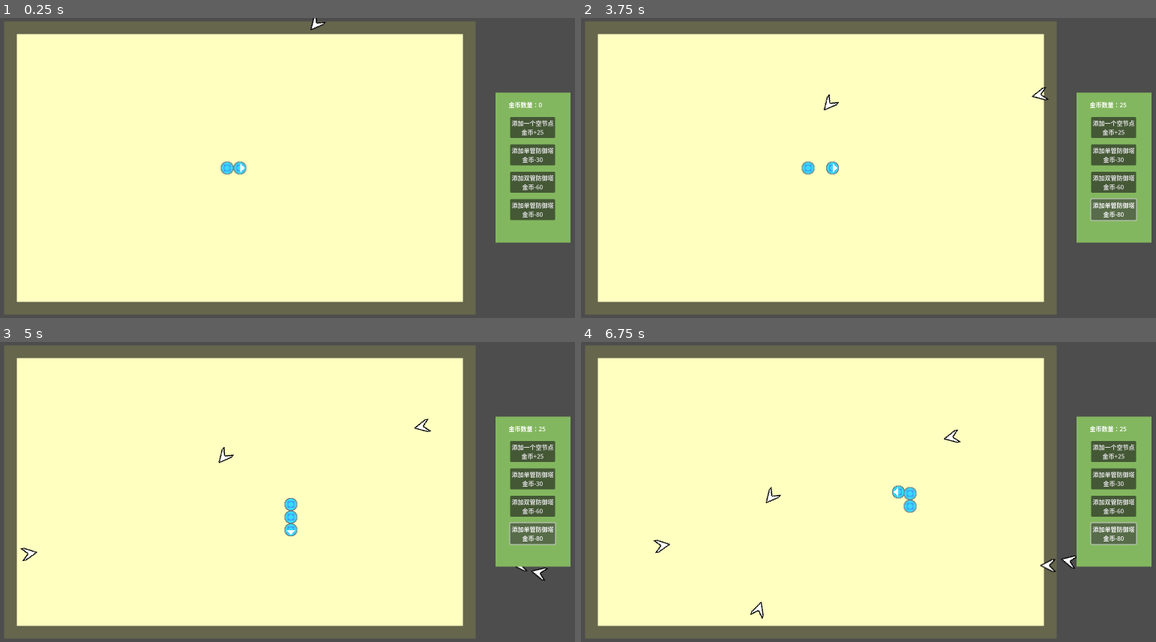
Above: before the commit, frames 1-4 (two rows, left to right).
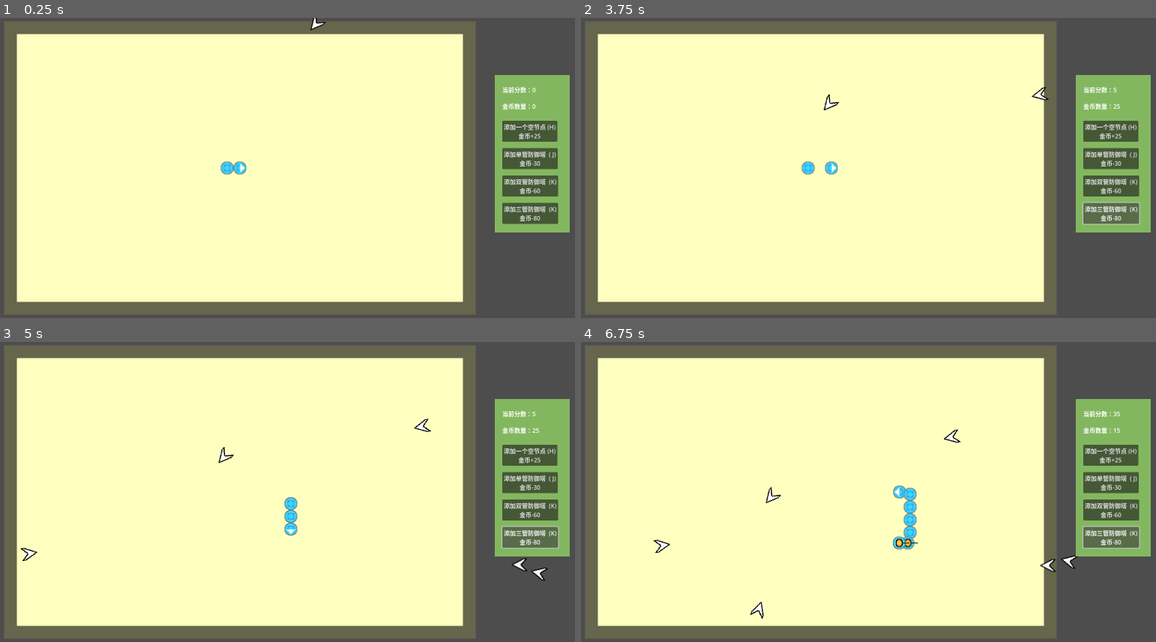
Above: after the commit, the same moments.

Repository: Mobius-Bron/snake_tower
Game: Godot game, scene res://world/world.tscn
Same seed, same stepped clock (60 frames per second), same inputs: the game is played once before the commit and once after it.
Inputs:
- Up to frame 1 (0.25 s): no input
- Up to frame 2 (3.75 s): click "添加一个空节点 金币+25" (after the commit: "添加一个空节点 (H) 金币+25") at 0.5 s; click "添加单管防御塔 金币-30" (after the commit: "添加单管防御塔 ( J) 金币-30") at 1.25 s; click "添加双管防御塔 金币-60" (after the commit: "添加双管防御塔 (K) 金币-60") at 2 s; click "添加单管防御塔 金币-80" (after the commit: "添加三管防御塔 (K) 金币-80") at 2.75 s; hold D (ui_right) from 3.53 s (still down); tap J (add_1, bound only after the commit) at 3.6 s
- Up to frame 3 (5 s): tap K (add_2, bound only after the commit) at 3.8, 4.35 s; release D (ui_right) at 4.28 s; hold S (ui_down) from 4.28 s (still down); tap L (add_3, bound only after the commit) at 4.55 s
- Up to frame 4 (6.75 s): release S (ui_down) at 5.03 s; hold D (ui_right) 5.03-5.78 s; tap L (add_3, bound only after the commit) at 5.1 s; tap H (add_null, bound only after the commit) at 5.3, 5.85 s; hold W (ui_up) 5.78-6.53 s; tap J (add_1, bound only after the commit) at 6.05, 6.6 s; hold A (ui_left) from 6.53 s (still down)

The runs differ from the first frame. In frame 1, 3.8% of the frame differs, in the area x 86-100%, y 19-75%; in frame 2, 4.0%; in frame 3, 4.0%; in frame 4, 4.4%, in the area x 54-100%, y 19-75%.

Commit message:
添加快捷键

Diff:
--- a/enemy/enemy.gd
+++ b/enemy/enemy.gd
@@ -19,4 +19,5 @@
 func hurt(_atk):
 	hp -= _atk
 	if hp <= 0:
+		get_parent().score += 5
 		queue_free()
--- a/project.godot
+++ b/project.godot
@@ -57,6 +57,26 @@
 "events": [Object(InputEventKey,"resource_local_to_scene":false,"resource_name":"","device":-1,"window_id":0,"alt_pressed":false,"shift_pressed":false,"ctrl_pressed":false,"meta_pressed":false,"pressed":false,"keycode":0,"physical_keycode":32,"key_label":0,"unicode":32,"echo":false,"script":null)
 ]
 }
+add_null={
+"deadzone": 0.5,
+"events": [Object(InputEventKey,"resource_local_to_scene":false,"resource_name":"","device":-1,"window_id":0,"alt_pressed":false,"shift_pressed":false,"ctrl_pressed":false,"meta_pressed":false,"pressed":false,"keycode":0,"physical_keycode":72,"key_label":0,"unicode":104,"echo":false,"script":null)
+]
+}
+add_1={
+"deadzone": 0.5,
+"events": [Object(InputEventKey,"resource_local_to_scene":false,"resource_name":"","device":-1,"window_id":0,"alt_pressed":false,"shift_pressed":false,"ctrl_pressed":false,"meta_pressed":false,"pressed":false,"keycode":0,"physical_keycode":74,"key_label":0,"unicode":106,"echo":false,"script":null)
+]
+}
+add_2={
+"deadzone": 0.5,
+"events": [Object(InputEventKey,"resource_local_to_scene":false,"resource_name":"","device":-1,"window_id":0,"alt_pressed":false,"shift_pressed":false,"ctrl_pressed":false,"meta_pressed":false,"pressed":false,"keycode":0,"physical_keycode":75,"key_label":0,"unicode":107,"echo":false,"script":null)
+]
+}
+add_3={
+"deadzone": 0.5,
+"events": [Object(InputEventKey,"resource_local_to_scene":false,"resource_name":"","device":-1,"window_id":0,"alt_pressed":false,"shift_pressed":false,"ctrl_pressed":false,"meta_pressed":false,"pressed":false,"keycode":0,"physical_keycode":76,"key_label":0,"unicode":108,"echo":false,"script":null)
+]
+}
 
 [rendering]
 
--- a/snake/snake_body.tscn
+++ b/snake/snake_body.tscn
@@ -7,7 +7,7 @@
 size = Vector2(17, 17)
 
 [sub_resource type="RectangleShape2D" id="RectangleShape2D_qb8pk"]
-size = Vector2(9, 9)
+size = Vector2(7, 7)
 
 [node name="snake_body" type="CharacterBody2D"]
 scale = Vector2(2, 2)
--- a/snake/snake_hand.gd
+++ b/snake/snake_hand.gd
@@ -17,6 +17,8 @@
 		d = nextPoint - self.global_position
 		d.normalized()
 		velocity = d * moveSpeed
+	else:
+		velocity = Vector2.ZERO
 	move_and_slide()
 
 func setNextPoint(x):
--- a/snake/snake_hand.tscn
+++ b/snake/snake_hand.tscn
@@ -7,9 +7,9 @@
 size = Vector2(17, 17)
 
 [sub_resource type="RectangleShape2D" id="RectangleShape2D_wj7ww"]
-size = Vector2(5, 9)
+size = Vector2(4, 5)
 
-[node name="snake_hand" type="CharacterBody2D"]
+[node name="snake_head" type="CharacterBody2D"]
 scale = Vector2(2, 2)
 script = ExtResource("1_rpp72")
 
@@ -27,7 +27,7 @@
 [node name="hand_area" type="Area2D" parent="."]
 
 [node name="CollisionShape2D" type="CollisionShape2D" parent="hand_area"]
-position = Vector2(6, 0)
+position = Vector2(6.5, 0)
 shape = SubResource("RectangleShape2D_wj7ww")
 
 [connection signal="timeout" from="Timer" to="." method="_on_timer_timeout"]
--- a/towers/bullet.tscn
+++ b/towers/bullet.tscn
@@ -1,7 +1,7 @@
 [gd_scene load_steps=5 format=3 uid="uid://ck3lgaoyr0l01"]
 
 [ext_resource type="Script" path="res://towers/bullet.gd" id="1_x4oyy"]
-[ext_resource type="Texture2D" uid="uid://d1lg5kgjlan4o" path="res://png/蛇身体.png" id="2_ewutd"]
+[ext_resource type="Texture2D" uid="uid://vbxiiwfyjqiq" path="res://png/蛇头.png" id="2_rk547"]
 
 [sub_resource type="RectangleShape2D" id="RectangleShape2D_7luie"]
 size = Vector2(2, 2)
@@ -13,10 +13,10 @@
 script = ExtResource("1_x4oyy")
 
 [node name="Sprite2D" type="Sprite2D" parent="."]
-modulate = Color(1, 0.584314, 1, 1)
-texture = ExtResource("2_ewutd")
+modulate = Color(1, 0, 0, 1)
+texture = ExtResource("2_rk547")
 region_enabled = true
-region_rect = Rect2(6, 6, 5, 5)
+region_rect = Rect2(12, 7, 4, 3)
 
 [node name="CollisionShape2D" type="CollisionShape2D" parent="."]
 shape = SubResource("RectangleShape2D_7luie")
--- a/world/world.gd
+++ b/world/world.gd
@@ -1,6 +1,6 @@
 extends Node2D
 
-@export var moveSpeed: float = 15
+@export var moveSpeed: float = 12
 var snakeHand = preload("res://snake/snake_hand.tscn")
 var snakeBody = preload("res://snake/snake_body.tscn")
 var snake_hand
@@ -15,6 +15,7 @@
 
 var game_start = 1
 var coin:int = 0
+var score:int = 0
 
 func add_new_enemy():
 	var new_enemy = enemy.instantiate()
@@ -59,7 +60,9 @@
 	snake_tail.global_position = Vector2(-34,0)
 
 	snake_hand.moveSpeed = moveSpeed
+	snake_hand.lastPoint = Vector2(0,0)
 	snake_tail.moveSpeed = moveSpeed
+	snake_tail.lastPoint = Vector2(-34,0)
 
 	snake_hand.nextBody = snake_tail
 	snake_tail.preBody = snake_hand
@@ -70,7 +73,9 @@
 	add_child(snake_tail)
 
 func _process(_delta):
+	$snake_body_shop/score_num.text = "当前分数："+str(score)
 	$snake_body_shop/coin_num.text = "金币数量："+str(coin)
+
 	if snakeHand != null:
 		if snake_hand.game_over:
 			reset()
@@ -83,6 +88,27 @@
 			snake_hand.dir = Vector2.RIGHT
 		if Input.is_action_pressed("ui_left") and snake_hand.dir != Vector2.RIGHT:
 			snake_hand.dir = Vector2.LEFT
+
+	if Input.is_action_just_pressed("add_null"):
+		coin += 25
+		score += 5
+		add_body()
+	if Input.is_action_just_pressed("add_1"):
+		if coin >= 30:
+			add_body(tower1_1)
+			score += 10
+			coin -= 30
+	if Input.is_action_just_pressed("add_2"):
+		if coin >= 60:
+			add_body(tower1_2)
+			score += 15
+			coin -= 60
+	if Input.is_action_just_pressed("add_3"):
+		if coin >= 80:
+			add_body(tower1_3)
+			score += 20
+			coin -= 80
+
 
 func add_body(tower = null):
 	var new_body = snakeBody.instantiate()
@@ -99,6 +125,7 @@
 
 func reset():
 	coin = 0
+	score = 0
 	clear_snake(snake_hand)
 	snake_hand = null
 	create_new_snake()
@@ -117,19 +144,23 @@
 
 func _on_add_null_button_down():
 	coin += 25
+	score += 5
 	add_body()
 
 func _on_add_tower_1_button_down():
 	if coin >= 30:
 		add_body(tower1_1)
+		score += 10
 		coin -= 30
 
 func _on_add_tower_2_button_down():
 	if coin >= 60:
 		add_body(tower1_2)
+		score += 15
 		coin -= 60
 
 func _on_add_tower_3_button_down():
 	if coin >= 80:
 		add_body(tower1_3)
+		score += 20
 		coin -= 80
--- a/world/world.tscn
+++ b/world/world.tscn
@@ -64,50 +64,58 @@
 
 [node name="snake_body_shop" type="Node2D" parent="."]
 z_index = 4
-position = Vector2(682, -201)
+position = Vector2(681, -248)
 
 [node name="ColorRect" type="ColorRect" parent="snake_body_shop"]
-offset_right = 200.0
-offset_bottom = 400.0
+offset_left = -1.0
+offset_right = 199.0
+offset_bottom = 420.0
 color = Color(0.513726, 0.717647, 0.372549, 1)
 
+[node name="score_num" type="Label" parent="snake_body_shop"]
+offset_left = 19.0
+offset_top = 27.0
+offset_right = 99.0
+offset_bottom = 50.0
+text = "当前分数："
+
 [node name="coin_num" type="Label" parent="snake_body_shop"]
-offset_left = 35.0
-offset_top = 20.0
-offset_right = 115.0
-offset_bottom = 43.0
+offset_left = 19.0
+offset_top = 71.0
+offset_right = 99.0
+offset_bottom = 94.0
 text = "金币数量："
 
 [node name="add_null" type="Button" parent="snake_body_shop"]
-offset_left = 39.0
-offset_top = 65.0
-offset_right = 159.0
-offset_bottom = 118.0
-text = "添加一个空节点
+offset_left = 19.0
+offset_top = 122.0
+offset_right = 139.0
+offset_bottom = 175.0
+text = "添加一个空节点 (H)
 金币+25"
 
 [node name="add_tower1" type="Button" parent="snake_body_shop"]
-offset_left = 39.0
-offset_top = 138.0
-offset_right = 159.0
-offset_bottom = 191.0
-text = "添加单管防御塔
+offset_left = 19.0
+offset_top = 195.0
+offset_right = 139.0
+offset_bottom = 248.0
+text = "添加单管防御塔  ( J)
 金币-30"
 
 [node name="add_tower2" type="Button" parent="snake_body_shop"]
-offset_left = 39.0
-offset_top = 211.0
-offset_right = 159.0
-offset_bottom = 264.0
-text = "添加双管防御塔
+offset_left = 19.0
+offset_top = 268.0
+offset_right = 168.0
+offset_bottom = 322.0
+text = "添加双管防御塔  (K)
 金币-60"
 
 [node name="add_tower3" type="Button" parent="snake_body_shop"]
-offset_left = 39.0
-offset_top = 284.0
-offset_right = 159.0
-offset_bottom = 337.0
-text = "添加单管防御塔
+offset_left = 19.0
+offset_top = 341.0
+offset_right = 139.0
+offset_bottom = 394.0
+text = "添加三管防御塔  (K)
 金币-80"
 
 [connection signal="timeout" from="enemy_timer" to="." method="_on_enemy_timer_timeout"]
